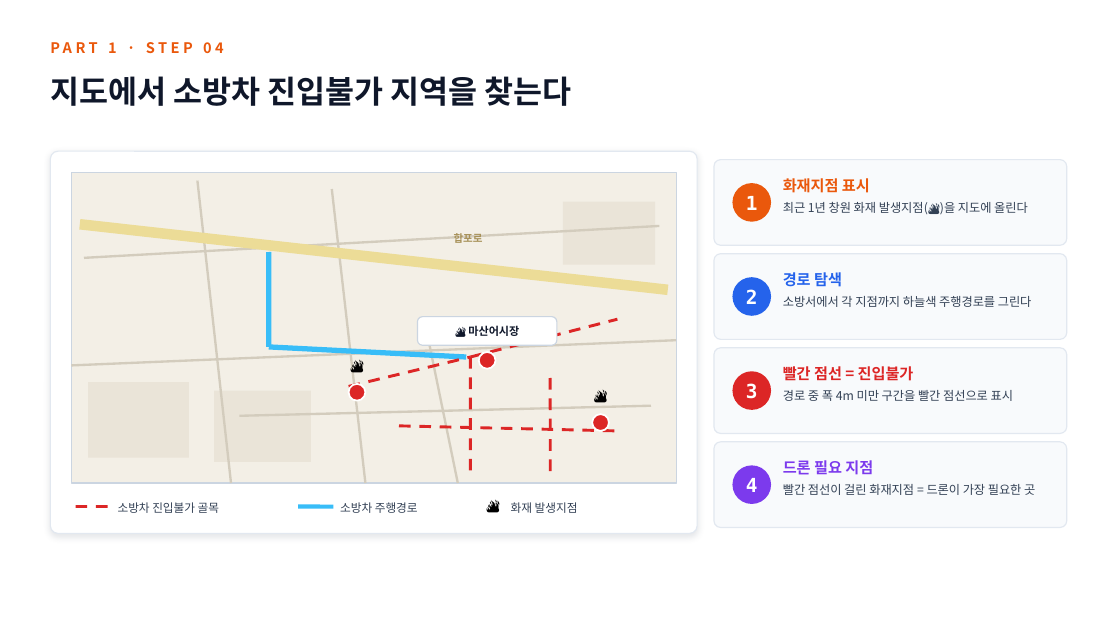
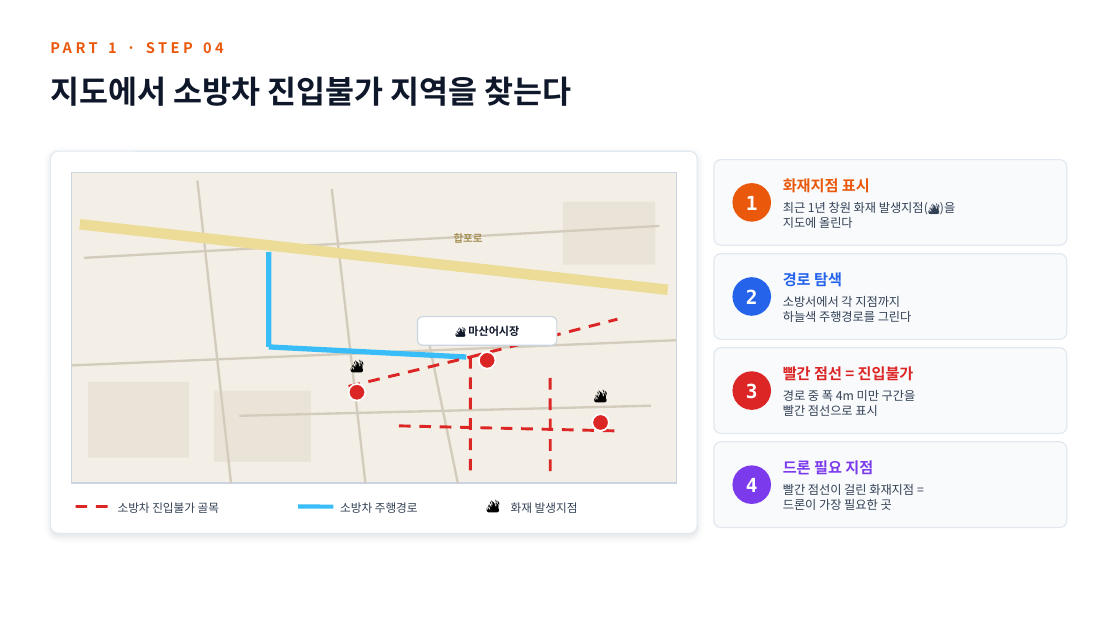
Before and after one commit to bdsm135790-png/noh, a slide deck: slide 6 of presentation/화재빅데이터_드론배치_분석리포트.pptx. Drawn at 1120x630 pixels with LibreOffice and Linux fonts; fonts in the diff are those of the drawing. Boxes give left, top, right and bottom in pixels: in the first picture for what was removed or moved away, otherwise in the second. Text is boxed around its words. In the diff, an @@ line names an element or a change of style, - is before the commit and + after.

```diff
--- a/presentation/화재빅데이터_드론배치_분석리포트.pptx
+++ b/presentation/화재빅데이터_드론배치_분석리포트.pptx
@@ text at <box>783,202,955,228</box>: text changed @@
-최근 1년 창원 화재 발생지점(🔥)을 지도에 올린다
+최근 1년 창원 화재 발생지점(🔥)을
+지도에 올린다
@@ text at <box>783,296,912,322</box>: text changed @@
-소방서에서 각 지점까지 하늘색 주행경로를 그린다
+소방서에서 각 지점까지
+하늘색 주행경로를 그린다
@@ text at <box>783,390,916,416</box>: text changed @@
-경로 중 폭 4m 미만 구간을 빨간 점선으로 표시
+경로 중 폭 4m 미만 구간을
+빨간 점선으로 표시
@@ text at <box>783,484,914,510</box>: text changed @@
-빨간 점선이 걸린 화재지점 = 드론이 가장 필요한 곳
+빨간 점선이 걸린 화재지점 =
+드론이 가장 필요한 곳
```
Also in this commit, not shown: 6 other slides changed, 1 other file.
